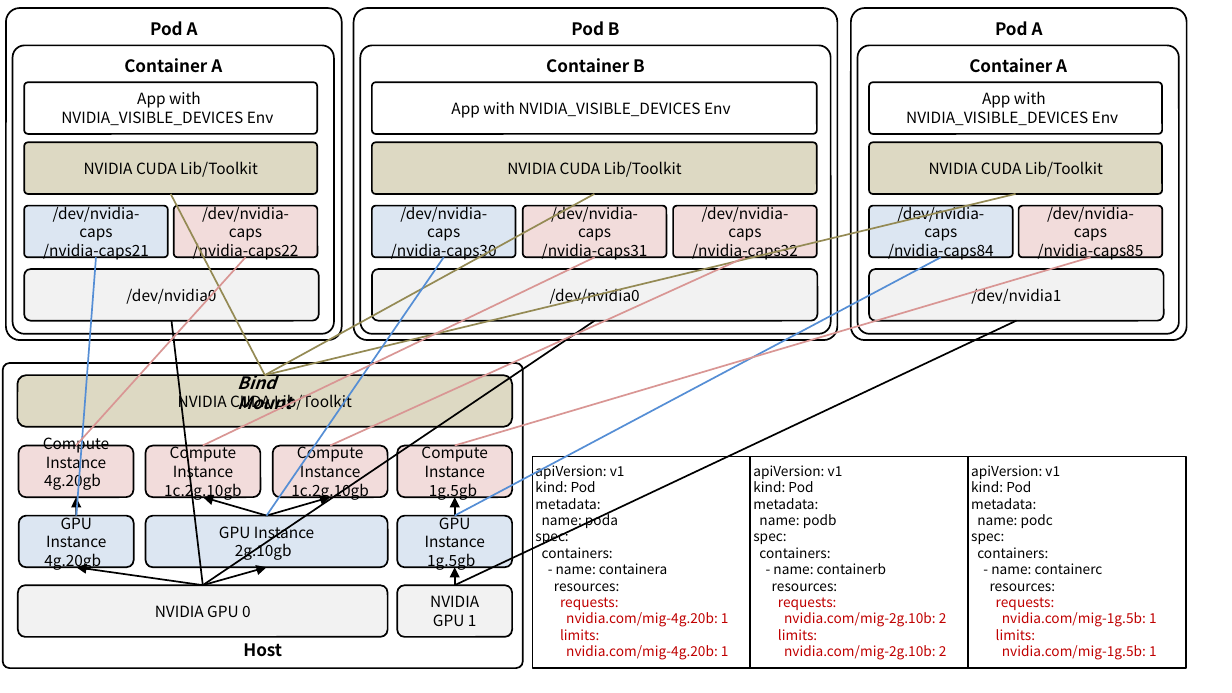
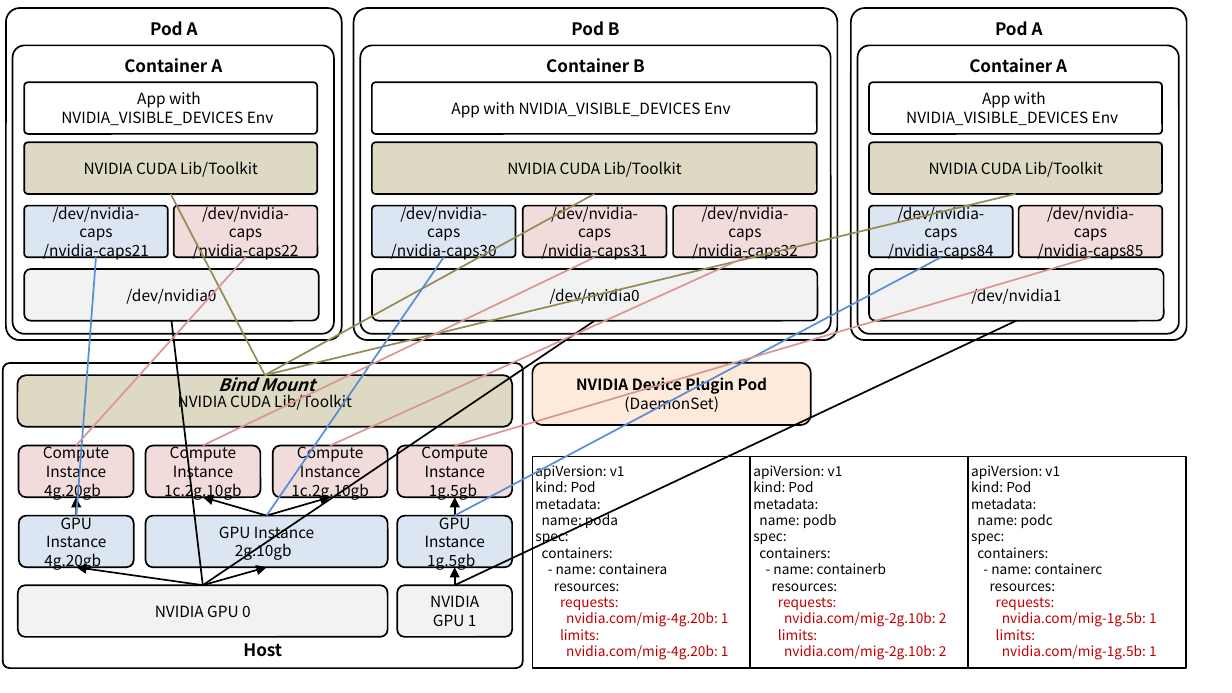
Before and after one commit to ssup2/blog-software, a slide deck: slide 6 of content/docs/theory-analysis/kubernetes-nvidia-device-plugin/images/images.pptx. Drawn at 1232x693 pixels with LibreOffice and Linux fonts; fonts in the diff are those of the drawing. Boxes give left, top, right and bottom in pixels: in the first picture for what was removed or moved away, otherwise in the second. Text is boxed around its words. In the diff, an @@ line names an element or a change of style, - is before the commit and + after.

```diff
--- a/content/docs/theory-analysis/kubernetes-nvidia-device-plugin/images/images.pptx
+++ b/content/docs/theory-analysis/kubernetes-nvidia-device-plugin/images/images.pptx
@@ text "Bind Mount" moved from (x1=237, y1=370, x2=291, y2=415) to (x1=218, y1=372, x2=315, y2=396) @@
@@ text "Bind Mount" at (x1=218, y1=372, x2=315, y2=396): alignment left to centre @@
@@ rounded rectangle added at (x1=532, y1=363, x2=811, y2=425), fill #FDEADA, outline #000000 1 pt, 9 pt, text #000000, bold @@
+NVIDIA Device Plugin Pod
+(DaemonSet)
```
Also in this commit, not shown: 4 other slides changed, 1 slide added, 7 other files.
